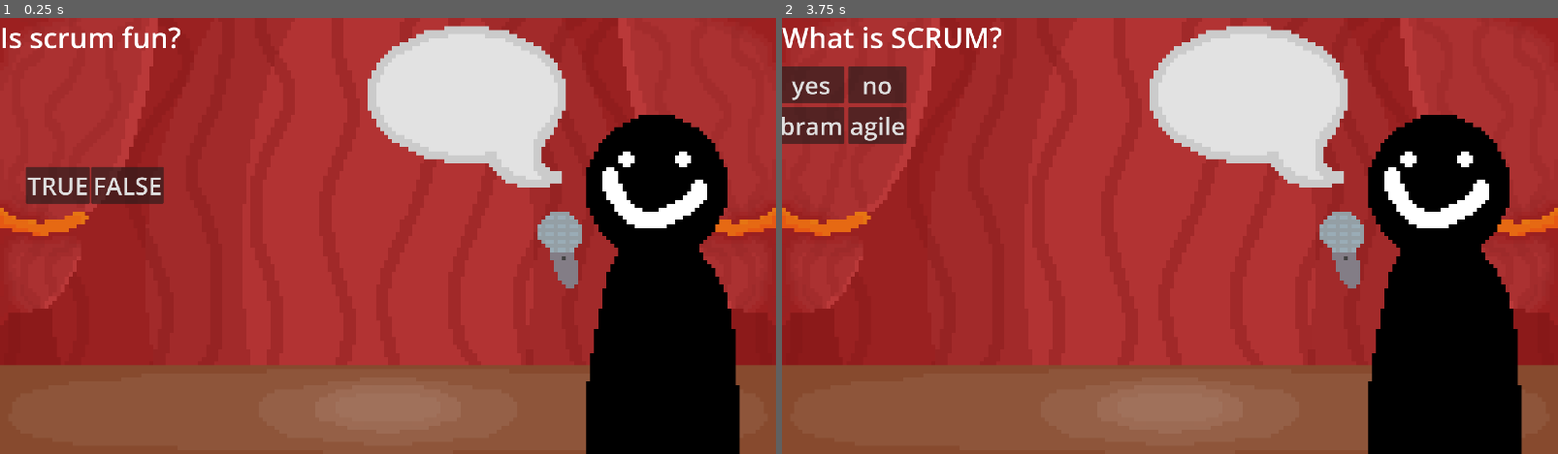
Above: before the commit, frames 1-2 (left to right).
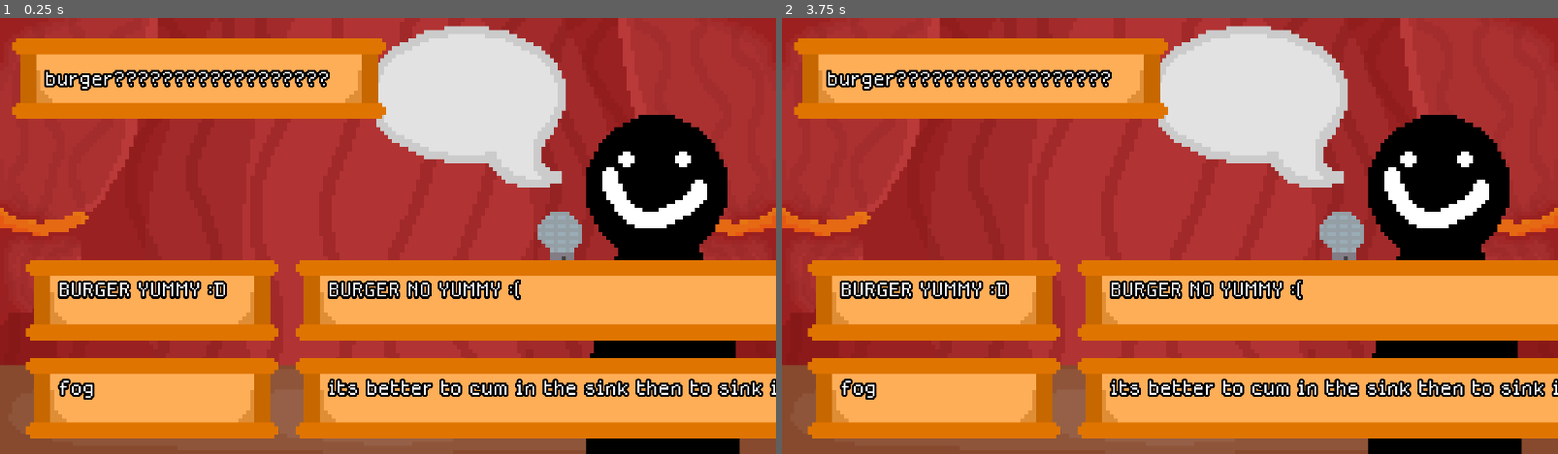
Above: after the commit, the same moments.

Repository: Cloenk/scrivia
Game: Godot game, scene res://scenes/Game/game.tscn
Same seed, same stepped clock (60 frames per second), same inputs: the game is played once before the commit and once after it.
Inputs (mouse positions are in pixels of both pictures, inside the frame that each line leads up to):
- Up to frame 1 (0.25 s): no input
- Up to frame 2 (3.75 s): click (836, 183) at 0.5 s, where only the run before the commit has a clickable "TRUE"; click (906, 183) at 1.25 s, where only the run before the commit has a clickable "FALSE"; click (836, 183) at 2 s, where only the run before the commit has a clickable "TRUE"; click (906, 183) at 2.75 s, where only the run before the commit has a clickable "FALSE"; click (836, 183) at 3.5 s, where only the run before the commit has a clickable "TRUE"

The runs differ from the first frame. In frame 1, 44% of the frame differs, in the area x 0-100%, y 1-97%; in frame 2, 44%.

Commit message:
TRIGGER WARNING: JANK

Diff:
--- a/project.godot
+++ b/project.godot
@@ -38,6 +38,14 @@
 "res://scripts/": "green"
 }
 
+[input]
+
+click={
+"deadzone": 0.2,
+"events": [Object(InputEventMouseButton,"resource_local_to_scene":false,"resource_name":"","device":-1,"window_id":0,"alt_pressed":false,"shift_pressed":false,"ctrl_pressed":false,"meta_pressed":false,"button_mask":1,"position":Vector2(209, 18),"global_position":Vector2(218, 66),"factor":1.0,"button_index":1,"canceled":false,"pressed":true,"double_click":false,"script":null)
+]
+}
+
 [rendering]
 
 textures/canvas_textures/default_texture_filter=0
--- /dev/null
+++ b/resources/questions/burger.tres
@@ -0,0 +1,15 @@
+[gd_resource type="Resource" script_class="Question" format=3 uid="uid://5tsw21rlfsyh"]
+
+[ext_resource type="Script" uid="uid://c7i52175ijmhh" path="res://scripts/questions/general_question.gd" id="1_ir4sm"]
+
+[resource]
+script = ExtResource("1_ir4sm")
+question = "burger??????????????????"
+isFourAnswers = true
+pointsWorth = 1.0
+firstAnswer = "BURGER YUMMY :D"
+secondAnswer = "BURGER NO YUMMY :("
+thirdAnswer = "fog"
+fourthAnswer = "its better to cum in the sink then to sink in the cum"
+correctAnswer = 4
+metadata/_custom_type_script = "uid://c7i52175ijmhh"
--- a/scenes/Game/game.tscn
+++ b/scenes/Game/game.tscn
@@ -1,12 +1,12 @@
 [gd_scene format=3 uid="uid://bonobgasupvon"]
 
-[ext_resource type="Texture2D" uid="uid://ef32k8lkkqfa" path="res://assets/textures/Concepts/BackCurtain.png" id="1_0i15y"]
+[ext_resource type="Texture2D" uid="uid://ef32k8lkkqfa" path="res://assets/textures/Stage/BackCurtain.png" id="1_0i15y"]
 [ext_resource type="Script" uid="uid://b4ree67ly431p" path="res://scripts/game/game.gd" id="1_54y65"]
-[ext_resource type="Texture2D" uid="uid://nw3s4ga24ydu" path="res://assets/textures/Concepts/Floor.png" id="2_7dfdq"]
+[ext_resource type="Texture2D" uid="uid://nw3s4ga24ydu" path="res://assets/textures/Stage/Floor.png" id="2_7dfdq"]
 [ext_resource type="PackedScene" uid="uid://bdajtvsxukxq1" path="res://scenes/Game/question_display.tscn" id="2_t5wam"]
-[ext_resource type="Texture2D" uid="uid://cr2be7mnosltn" path="res://assets/textures/Concepts/FrontCurtain.png" id="3_54y65"]
-[ext_resource type="Texture2D" uid="uid://drw325uxqtaab" path="res://assets/textures/Concepts/Steven.png" id="4_t5wam"]
-[ext_resource type="Texture2D" uid="uid://dfoci82of2dlk" path="res://assets/textures/Concepts/speachBubble.png" id="5_1p5ji"]
+[ext_resource type="Texture2D" uid="uid://cr2be7mnosltn" path="res://assets/textures/Stage/FrontCurtain.png" id="3_54y65"]
+[ext_resource type="Texture2D" uid="uid://drw325uxqtaab" path="res://assets/textures/Stage/Steven.png" id="4_t5wam"]
+[ext_resource type="Texture2D" uid="uid://dfoci82of2dlk" path="res://assets/textures/Stage/speachBubble.png" id="5_1p5ji"]
 
 [node name="Game" type="Node2D" unique_id=472047127]
 script = ExtResource("1_54y65")
--- a/scenes/Game/question_display.tscn
+++ b/scenes/Game/question_display.tscn
@@ -3,73 +3,109 @@
 [ext_resource type="Script" uid="uid://cgslc4cey4td5" path="res://scripts/game/question_display.gd" id="1_hu4h3"]
 [ext_resource type="Resource" uid="uid://b6vdp1d11ryqj" path="res://resources/questions/is_scrum_fun.tres" id="2_wyluf"]
 [ext_resource type="Resource" uid="uid://e7ytssign4cr" path="res://resources/questions/what_is_scrum.tres" id="3_0dm2g"]
+[ext_resource type="FontFile" uid="uid://bbv5lwyu2bjir" path="res://assets/Fonts/MedodicaRegular.otf" id="4_5mnri"]
+[ext_resource type="Resource" uid="uid://5tsw21rlfsyh" path="res://resources/questions/burger.tres" id="4_hfsmb"]
+[ext_resource type="Script" uid="uid://duqbeoyrldq87" path="res://scripts/game/labelButton.gd" id="5_krmh0"]
+
+[sub_resource type="LabelSettings" id="LabelSettings_krmh0"]
+font = ExtResource("4_5mnri")
+font_size = 68
+outline_size = 20
+outline_color = Color(0, 0, 0, 1)
 
 [node name="QuestionDisplay" type="Node2D" unique_id=2084494044]
 script = ExtResource("1_hu4h3")
-questions = [ExtResource("2_wyluf"), ExtResource("3_0dm2g")]
+questions = [ExtResource("2_wyluf"), ExtResource("3_0dm2g"), ExtResource("4_hfsmb")]
+
+[node name="BoxContainer" type="Node2D" parent="." unique_id=747140308]
 
 [node name="TheQuestion" type="Label" parent="." unique_id=1974515439]
-offset_right = 40.0
-offset_bottom = 23.0
+offset_left = 110.0
+offset_top = 90.0
+offset_right = 111.0
+offset_bottom = 210.0
 theme_override_font_sizes/font_size = 70
-text = "LALALA"
+text = "lljknawd"
+label_settings = SubResource("LabelSettings_krmh0")
+vertical_alignment = 1
 
 [node name="Four quest Button container" type="GridContainer" parent="." unique_id=1076086839]
-offset_left = -9.0
-offset_top = 120.0
-offset_right = 131.0
-offset_bottom = 229.0
-theme_override_constants/h_separation = 10
-theme_override_constants/v_separation = 10
+offset_left = 144.0
+offset_top = 639.0
+offset_right = 835.0
+offset_bottom = 1016.0
+theme_override_constants/h_separation = 250
+theme_override_constants/v_separation = 175
 columns = 2
 
-[node name="answer one" type="Button" parent="Four quest Button container" unique_id=1782626701]
+[node name="answer 1" type="Label" parent="Four quest Button container" unique_id=996265083]
 layout_mode = 2
-theme_override_font_sizes/font_size = 60
-text = "buh"
+text = "burger1"
+label_settings = SubResource("LabelSettings_krmh0")
+vertical_alignment = 1
+script = ExtResource("5_krmh0")
+metadata/_custom_type_script = "uid://duqbeoyrldq87"
 
-[node name="answer two" type="Button" parent="Four quest Button container" unique_id=431456218]
+[node name="answer 2" type="Label" parent="Four quest Button container" unique_id=1407329051]
 layout_mode = 2
-theme_override_font_sizes/font_size = 60
+text = "burger2"
+label_settings = SubResource("LabelSettings_krmh0")
+vertical_alignment = 1
+script = ExtResource("5_krmh0")
+metadata/_custom_type_script = "uid://duqbeoyrldq87"
 
-[node name="answer three" type="Button" parent="Four quest Button container" unique_id=602845730]
+[node name="answer 3" type="Label" parent="Four quest Button container" unique_id=1775981025]
 layout_mode = 2
-theme_override_font_sizes/font_size = 60
+text = "burger3"
+label_settings = SubResource("LabelSettings_krmh0")
+vertical_alignment = 1
+script = ExtResource("5_krmh0")
+metadata/_custom_type_script = "uid://duqbeoyrldq87"
 
-[node name="answer four" type="Button" parent="Four quest Button container" unique_id=1670382005]
+[node name="answer 4" type="Label" parent="Four quest Button container" unique_id=1440346973]
 layout_mode = 2
-theme_override_font_sizes/font_size = 60
+text = "burger4"
+label_settings = SubResource("LabelSettings_krmh0")
+vertical_alignment = 1
+script = ExtResource("5_krmh0")
+metadata/_custom_type_script = "uid://duqbeoyrldq87"
 
 [node name="Open quest button container" type="CenterContainer" parent="." unique_id=255822485]
-offset_left = 189.0
-offset_top = 135.0
-offset_right = 425.0
-offset_bottom = 226.0
+offset_left = 1520.0
+offset_top = 530.0
+offset_right = 1756.0
+offset_bottom = 621.0
 
 [node name="User input" type="LineEdit" parent="Open quest button container" unique_id=375039124]
 layout_mode = 2
 theme_override_font_sizes/font_size = 60
 
-[node name="True or False button container" type="HBoxContainer" parent="." unique_id=640100194]
-offset_left = 64.0
-offset_top = 369.0
-offset_right = 405.0
-offset_bottom = 460.0
+[node name="FalseButton" type="Label" parent="." unique_id=163065864]
+offset_left = 164.0
+offset_top = 762.0
+offset_right = 309.0
+offset_bottom = 830.0
+text = "FALSE"
+label_settings = SubResource("LabelSettings_krmh0")
+vertical_alignment = 1
+script = ExtResource("5_krmh0")
+metadata/_custom_type_script = "uid://duqbeoyrldq87"
 
-[node name="True" type="Button" parent="True or False button container" unique_id=1200045509]
-layout_mode = 2
-theme_override_font_sizes/font_size = 60
+[node name="TrueButton" type="Label" parent="." unique_id=1580599466]
+offset_left = 625.0
+offset_top = 762.0
+offset_right = 744.0
+offset_bottom = 830.0
 text = "TRUE"
+label_settings = SubResource("LabelSettings_krmh0")
+vertical_alignment = 1
+script = ExtResource("5_krmh0")
+metadata/_custom_type_script = "uid://duqbeoyrldq87"
 
-[node name="False" type="Button" parent="True or False button container" unique_id=99480702]
-layout_mode = 2
-theme_override_font_sizes/font_size = 60
-text = "FALSE"
-
-[connection signal="pressed" from="Four quest Button container/answer one" to="." method="_on_answer_one_pressed"]
-[connection signal="pressed" from="Four quest Button container/answer two" to="." method="_on_answer_two_pressed"]
-[connection signal="pressed" from="Four quest Button container/answer three" to="." method="_on_answer_three_pressed"]
-[connection signal="pressed" from="Four quest Button container/answer four" to="." method="_on_answer_four_pressed"]
+[connection signal="pressed" from="Four quest Button container/answer 1" to="." method="_on_answer_one_pressed"]
+[connection signal="pressed" from="Four quest Button container/answer 2" to="." method="_on_answer_two_pressed"]
+[connection signal="pressed" from="Four quest Button container/answer 3" to="." method="_on_answer_three_pressed"]
+[connection signal="pressed" from="Four quest Button container/answer 4" to="." method="_on_answer_four_pressed"]
 [connection signal="text_submitted" from="Open quest button container/User input" to="." method="_on_user_input_text_submitted"]
-[connection signal="pressed" from="True or False button container/True" to="." method="_on_true_pressed"]
-[connection signal="pressed" from="True or False button container/False" to="." method="_on_false_pressed"]
+[connection signal="pressed" from="FalseButton" to="." method="_on_false_pressed"]
+[connection signal="pressed" from="TrueButton" to="." method="_on_true_pressed"]
--- /dev/null
+++ b/scripts/game/labelButton.gd
@@ -0,0 +1,22 @@
+extends Label
+class_name LabelButton
+
+var canBePressed = false
+
+signal pressed
+
+#WARNING WARNING EXTREME JANK TRIGGER WARNING
+
+func _ready() -> void:
+	mouse_filter = Control.MOUSE_FILTER_STOP
+	mouse_entered.connect(enter)
+	mouse_exited.connect(exit)
+
+func _input(event: InputEvent) -> void:
+	if Input.is_action_just_pressed("click") and canBePressed:
+		pressed.emit()
+
+func enter():
+	canBePressed = true
+func exit():
+	canBePressed = false
--- a/scripts/game/question_display.gd
+++ b/scripts/game/question_display.gd
@@ -1,7 +1,16 @@
 extends Node2D
 
+const QUESTION_BOX_LEFT = preload("uid://oedqwgdi2q01")
+const QUESTION_BOX_MIDDLE = preload("uid://bxp28yipyaql2")
+const QUESTION_BOX_RIGHT = preload("uid://dsvol1l2qo5lt")
+
 # The array of questions so we can add easily yayya
-@export var questions: Array = []
+@export var questions: Array[Question] = []
+
+#the fog is coming
+@onready var box_container: Node2D = $BoxContainer
+@onready var false_button: LabelButton = $FalseButton
+@onready var true_button: LabelButton = $TrueButton
 
 # the actual question in text (java consumes me, I wanted to comment with //)
 @onready var the_question: Label = $TheQuestion
@@ -9,13 +18,12 @@
 # containers for the buttons :p
 @onready var four_quest_button_container: GridContainer = $"Four quest Button container"
 @onready var open_quest_button_container: CenterContainer = $"Open quest button container"
-@onready var true_or_false_button_container: HBoxContainer = $"True or False button container"
 
 # buttons for the 4 answer questions, mainly used for setting the text thingymajig
-@onready var answer_one: Button = $"Four quest Button container/answer one"
-@onready var answer_two: Button = $"Four quest Button container/answer two"
-@onready var answer_three: Button = $"Four quest Button container/answer three"
-@onready var answer_four: Button = $"Four quest Button container/answer four"
+@onready var answer_1: LabelButton = $"Four quest Button container/answer 1"
+@onready var answer_2: LabelButton = $"Four quest Button container/answer 2"
+@onready var answer_3: LabelButton = $"Four quest Button container/answer 3"
+@onready var answer_4: LabelButton = $"Four quest Button container/answer 4"
 
 # the... qurrent question you jinkabob
 var currentQuestionResource: Question
@@ -28,23 +36,31 @@
 
 # this is for picking a random new question (FOR READABILITY, I WILL COMMENT EVERYTHING CUZ I WANNAA
 func change_question():
+	clearQuestionBoxes()
 	currentQuestionResource = questions.pick_random()
 	the_question.text = str(currentQuestionResource.question)
 	# if esa four answerito possibleh
 	if currentQuestionResource.isFourAnswers:
 		# Devin, you can do the animations. for now I jujitsu set them to invisible or visible
 		open_quest_button_container.visible = false
-		true_or_false_button_container.visible = false
+		false_button.visible = false
+		true_button.visible = false
 		four_quest_button_container.visible = true
 		# set the text of the buttons to the answ
-		answer_one.text = str(currentQuestionResource.firstAnswer)
-		answer_two.text = str(currentQuestionResource.secondAnswer)
-		answer_three.text = str(currentQuestionResource.thirdAnswer)
-		answer_four.text = str(currentQuestionResource.fourthAnswer)
+		answer_1.text = str(currentQuestionResource.firstAnswer)
+		answer_2.text = str(currentQuestionResource.secondAnswer)
+		answer_3.text = str(currentQuestionResource.thirdAnswer)
+		answer_4.text = str(currentQuestionResource.fourthAnswer)
+		createQuestionBox(answer_1)
+		createQuestionBox(answer_2)
+		createQuestionBox(answer_3)
+		createQuestionBox(answer_4)
+		# set the background
 	# if it's an open question
 	elif currentQuestionResource.isOpenAnswer:
 		# same as aboeve
-		true_or_false_button_container.visible = false
+		false_button.visible = false
+		true_button.visible = false
 		four_quest_button_container.visible = false
 		open_quest_button_container.visible = true
 	# if it's a true or false question
@@ -52,13 +68,46 @@
 		# burger
 		four_quest_button_container.visible = false
 		open_quest_button_container.visible = false
-		true_or_false_button_container.visible = true
+		false_button.visible = true
+		true_button.visible = true
+		createQuestionBox(false_button)
+		createQuestionBox(true_button)
+	#create question box for the question
+	createQuestionBox(the_question)
+
+func createQuestionBox(label: Node): #burger creation I KNOW THIS IS JANKY AS FUCK BUT DEAL WITH IT
+	await get_tree().process_frame #<--- if i don't do this the size.x is 1.0 the first time (godot is kinda stupid)
+	var size = label.size.x / 100
+	var pos = label.global_position + Vector2(-30,60) #welcome to magic number heaven
+	var newSprite = Sprite2D.new()
+	newSprite.texture = QUESTION_BOX_LEFT
+	newSprite.scale = Vector2(10,10)
+	newSprite.global_position = pos
+	box_container.add_child(newSprite)
+	pos.x += 25  #welcome to magic number heaven part 2
+	while size >= 0:
+		size -= 0.5
+		var newerSprite = Sprite2D.new()
+		newerSprite.texture = QUESTION_BOX_MIDDLE
+		newerSprite.scale = Vector2(10,10)
+		box_container.add_child(newerSprite)
+		pos.x += 50
+		newerSprite.global_position = pos
+	var newestSprite = Sprite2D.new()
+	newestSprite.texture = QUESTION_BOX_RIGHT
+	newestSprite.scale = Vector2(10,10)
+	newestSprite.global_position = pos + Vector2(50,0)
+	box_container.add_child(newestSprite)
+
+func clearQuestionBoxes(): #burger deletion
+	for Box: Sprite2D in box_container.get_children():
+		Box.queue_free()
 
 func check_correct_four_answer(clickedAnswer: int):
 	if currentQuestionResource.isFourAnswers:
 		if currentQuestionResource.correctAnswer == clickedAnswer:
 			GlobalGame.game.add_points(currentQuestionResource.pointsWorth)
-			print("correct four ans")
+			print("correct four ans") #geen sysout in je pr
 		else:
 			GlobalGame.game.incorrect_answer()
 			print("incorrect four ans")
@@ -106,7 +155,7 @@
 func _on_user_input_text_submitted(new_text: String) -> void:
 	check_correct_open_answer(new_text)
 
-#for these 2 down here, 0 is true and 1 is false
+#for these 2 down here, 0 is true and 1 is false-tim JUST USE A BOOLEAN BRUH???-devin
 func _on_true_pressed() -> void:
 	check_correct_tof_answer(0)
 
Binary file added: assets/Fonts/MedodicaRegular.otf
Not shown, added: assets/Fonts/MedodicaRegular.otf.import
Binary file removed: assets/textures/Concepts/ConceptArt.aseprite
Binary file added: assets/textures/Question Boxes/QuestionBox.png
Not shown, changed: assets/textures/Question Boxes/QuestionBox.png.import
Binary file added: assets/textures/Question Boxes/QuestionBoxLeft.png
Not shown, changed: assets/textures/Question Boxes/QuestionBoxLeft.png.import
Binary file added: assets/textures/Question Boxes/QuestionBoxMiddle.png
Not shown, changed: assets/textures/Question Boxes/QuestionBoxMiddle.png.import
Binary file added: assets/textures/Question Boxes/QuestionBoxRight.png
Not shown, added: assets/textures/Question Boxes/QuestionBoxRight.png.import
Renamed: assets/textures/Concepts/BackCurtain.png -> assets/textures/Stage/BackCurtain.png
(and 13 more such lines)
